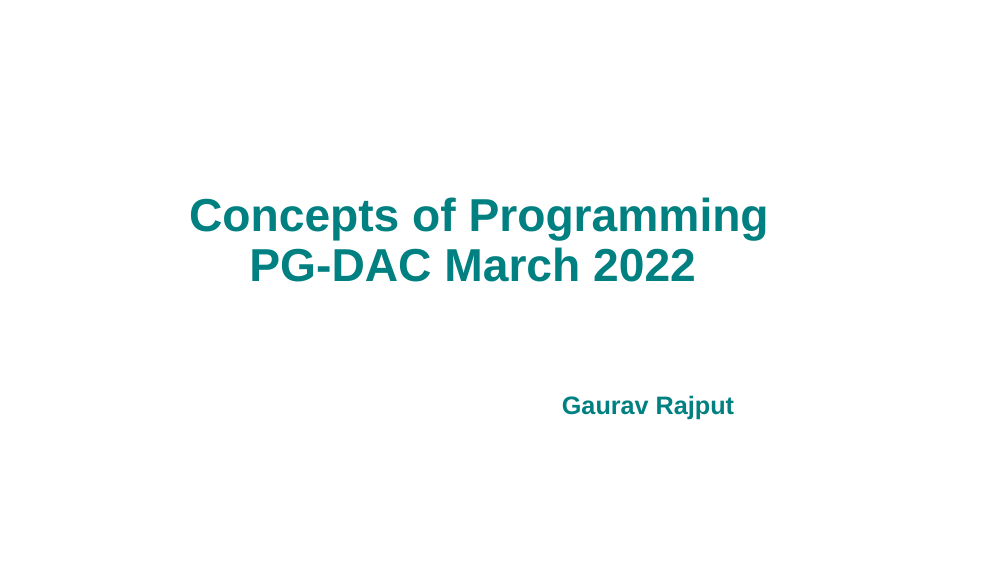
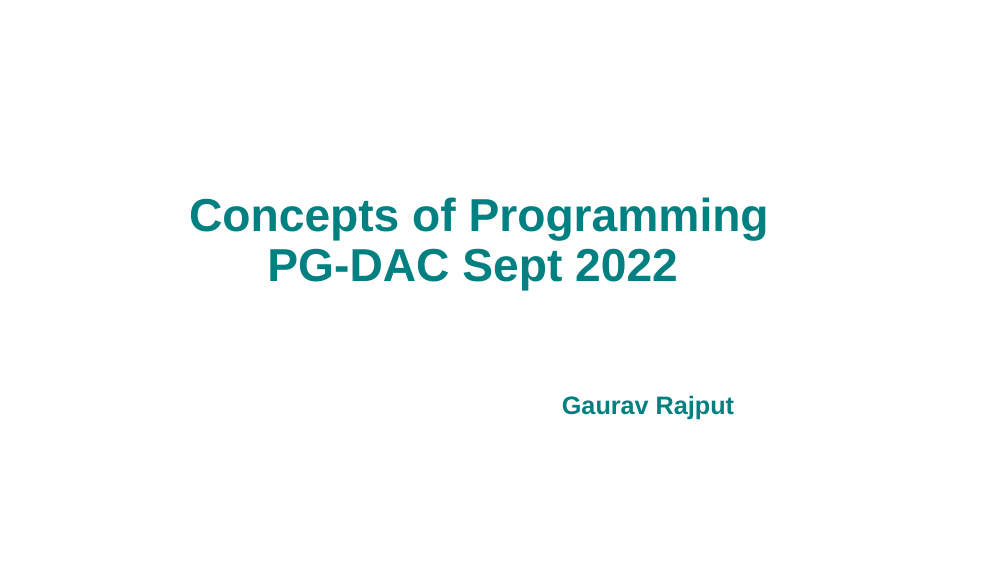
Before and after one commit to 220601650cdac/Concepts-of-Programming, a slide deck: slide 1 of Java.pptx. Drawn at 1008x567 pixels with LibreOffice and Linux fonts; fonts in the diff are those of the drawing. Boxes give left, top, right and bottom in pixels: in the first picture for what was removed or moved away, otherwise in the second. Text is boxed around its words. In the diff, an @@ line names an element or a change of style, - is before the commit and + after.

```diff
--- a/Java.pptx
+++ b/Java.pptx
@@ title at [189,197,769,291]: text changed @@
-Concepts of Programming
-PG-DAC March 2022
+Concepts of Programming
+PG-DAC Sept 2022
```
Also in this commit, not shown: 11 other slides changed, 28 slides added, 1 other file.
